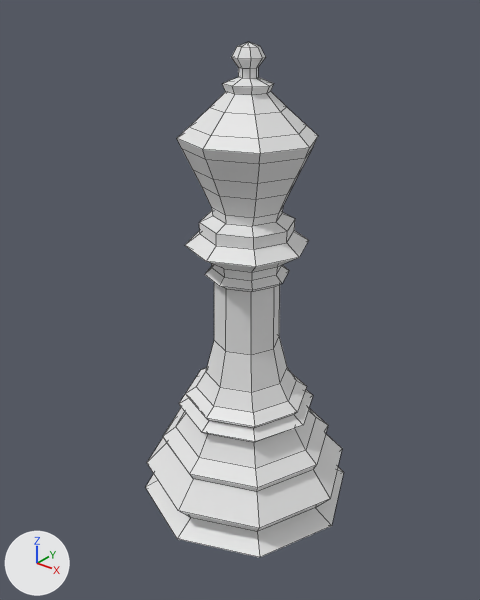
What one commit did to the Blender file Chess Set/Models/Bishop.blend.
Rendered twice from a 50 mm lens placed at (0.0577, -0.0739, 0.0839), pointed at (-0.0012, -0.0002, 0.0383). Lighting does not change. The marker at lower left points along +X, +Y and +Z. Mesh edges are drawn as thin lines.

In view in the first picture: 'Bishop'.
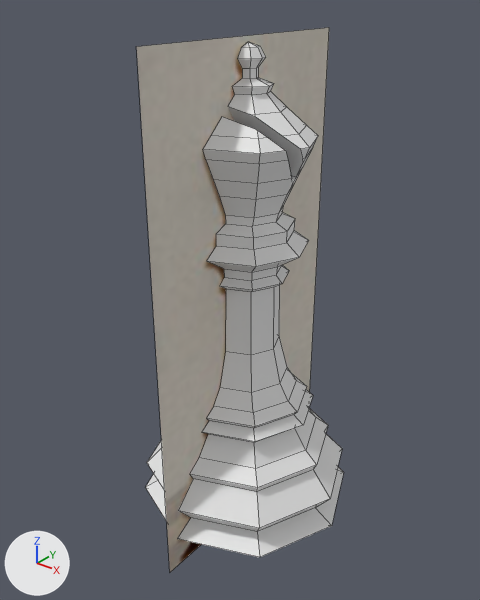
Commit message: Add notch to the top of Bishop

What differs and where, as boxes [x1, y1, x2, y2] in the pictures (480 x 600 px):
'Bishop', modifiers changed: [146, 42, 344, 557] in both
'Colombian Bishop', shown: after [137, 27, 329, 572]

The change, as a diff of the scene's bpy script:
```diff
--- a/Chess Set/Models/Bishop.blend.py
+++ b/Chess Set/Models/Bishop.blend.py
@@ me_cube @@
+me_cube.from_pydata(...)  # a box spanning x -0.0121..0.0121, y -0.0017..0.0017, z -0.0121..0.0121
@@ ob_bishop @@
 ob_bishop.location = (0.0, 0.0, 0.0)
+_m = ob_bishop.modifiers.new('Boolean', 'BOOLEAN')
+_m.object = ob_notch
+_m.solver = 'FLOAT'
@@ ob_colombian_bishop @@
 ob_colombian_bishop.rotation_euler = (1.571, 0.0, 1.571)  # degrees (90, 0, 90)
-ob_colombian_bishop.hide_set(True)
@@ ob_notch @@
+ob_notch = bpy.data.objects.new('Notch', me_cube)
+ob_notch.location = (0.0, -0.00385, 0.0663)
+ob_notch.rotation_euler = (0.561, 0.0, 0.0)  # degrees (32, 0, 0)
+ob_notch.scale = (0.876, 0.498, 0.745)
+ob_notch.hide_set(True)
```
